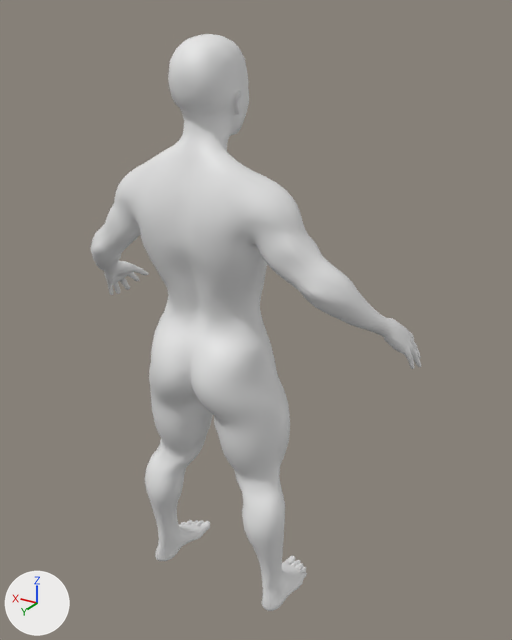
An edit to the glTF model game/assets/humans/dwarf_female_adolescent.glb, drawn before and after from the same camera.
One viewpoint serves both versions: a camera (50 mm lens) standing at (-0.745, 1.046, 1.219) and looking at (-0.052, -0.109, 0.641). Lighting does not change. The marker at lower left points along +X, +Y and +Z. The first picture is the older version. Materials are left out; every surface is plain grey. Vertices at exactly the same position are counted once.

Objects in the first picture: 'Body'.
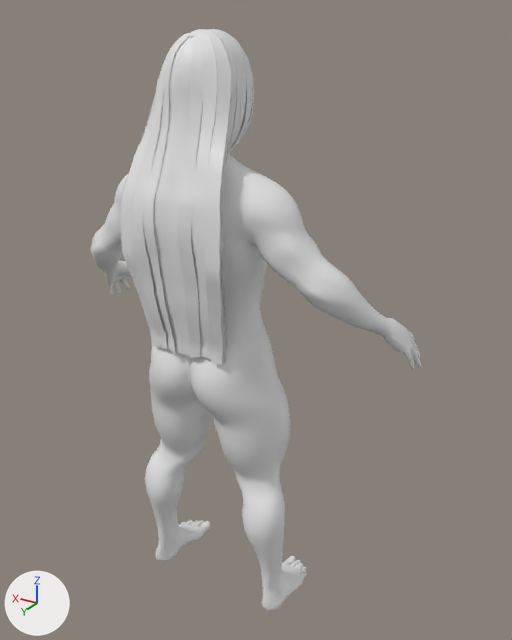
The edits, one by one:
me_mesh_0 is used by ob_body; location (0.0, 0.0, 0.0).
me_mesh_0 had 13380 vertices, 26756 faces and spanned x -0.386..0.386, y -0.221..0.077, z 0.0..1.189.
me_mesh_0 now has 17088 vertices, 31596 faces and spans x -0.386..0.386, y -0.221..0.107, z 0.0..1.197.
me_mesh_0 part 1: 3708 vertices added at x -0.109..0.109, y -0.115..0.107, z 0.614..1.197.

Location of each change, (x1, y1, x2, y2) in pixels of the pictures (512 x 640 px):
'Body', reshaped: before (91, 34, 421, 611); after (91, 29, 421, 611)
part 1 of me_mesh_0, added: after (121, 29, 254, 365)
